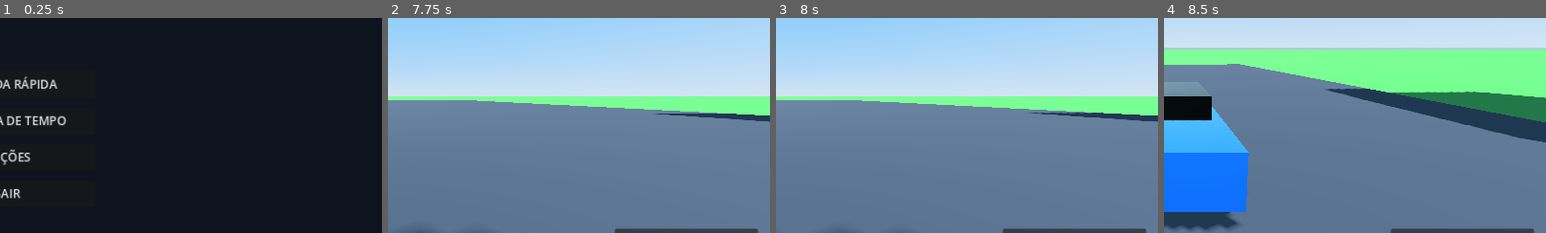
Above: before the commit, frames 1-4 (left to right).
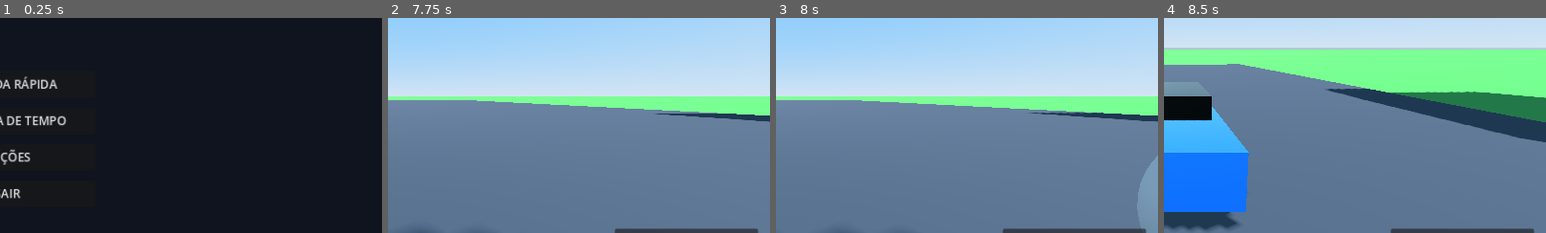
Above: after the commit, the same moments.

Repository: Renatoandrade00/Interlagos_racing
Game: Godot game, scene res://UI/MainMenu.tscn
Same seed, same stepped clock (60 frames per second), same inputs: the game is played once before the commit and once after it.
Inputs:
- Up to frame 1 (0.25 s): no input
- Up to frame 2 (7.75 s): click "🏁 CORRIDA RÁPIDA" at 0.5 s; click "◀ ANT" at 1.25 s; click "🏁 SELECIONAR" at 2 s; tap Enter at 2.75 s; hold W (throttle) 2.78-3.53 s; hold D (steer_right) 2.78-4.28 s; tap C (toggle_camera) at 3.6 s; hold A (steer_left) 4.28-5.78 s; tap T at 4.35, 6.6 s; tap W (throttle) at 5.1 s; tap R (reset_car) at 5.75 s; hold S (brake) 5.78-6.53 s; hold C (toggle_camera) 5.78-6.53 s; hold D (steer_right) from 6.53 s (still down); hold W (throttle) from 7.28 s (still down)
- Up to frame 3 (8 s): keep holding D (steer_right); keep holding W (throttle)
- Up to frame 4 (8.5 s): keep holding D (steer_right); release W (throttle) at 8.03 s; tap C (toggle_camera) at 8.1 s
The pictures show only the part of the screen within x 50-100%, y 32-82%; the shares and areas given below are measured in that part.

Frames 1-2 are identical in both runs. In frame 3, 1.2% of the frame differs, in the area x 94-100%, y 64-97%; in frame 4, nothing differs.

Commit message:
feat(vfx): add optimized CPUParticles3D tire smoke system for burnouts and high-slip drifts

Diff:
--- a/Vehicles/VehicleBase.gd
+++ b/Vehicles/VehicleBase.gd
@@ -9,6 +9,10 @@
 @onready var wheel_fr: VehicleWheel3D = $WheelFR
 @onready var wheel_rl: VehicleWheel3D = $WheelRL
 @onready var wheel_rr: VehicleWheel3D = $WheelRR
+
+# Partículas de fumaça de pneu
+@onready var smoke_rl: CPUParticles3D = $WheelRL/SmokeRL if has_node("WheelRL/SmokeRL") else null
+@onready var smoke_rr: CPUParticles3D = $WheelRR/SmokeRR if has_node("WheelRR/SmokeRR") else null
 
 # Estado dinâmico do veículo
 var current_gear_idx: int = 2 # 0: R, 1: N, 2: 1ª, 3: 2ª...
@@ -46,7 +50,18 @@
 		process_player_input(delta)
 
 	process_powertrain(delta)
+	process_tire_effects()
 	update_telemetry()
+
+func process_tire_effects() -> void:
+	var rl_slip = wheel_rl.get_skidinfo() if wheel_rl else 1.0
+	var rr_slip = wheel_rr.get_skidinfo() if wheel_rr else 1.0
+	var is_burnout = engine_force > 100.0 and current_speed_kmh < 15.0
+
+	if smoke_rl:
+		smoke_rl.emitting = rl_slip < 0.6 or is_burnout
+	if smoke_rr:
+		smoke_rr.emitting = rr_slip < 0.6 or is_burnout
 
 func process_player_input(delta: float) -> void:
 	# Aceleração e Frenagem
--- a/Vehicles/VehiclePrototype.tscn
+++ b/Vehicles/VehiclePrototype.tscn
@@ -30,6 +30,20 @@
 top_radius = 0.35
 bottom_radius = 0.35
 height = 0.25
+
+[sub_resource type="StandardMaterial3D" id="StandardMaterial3D_tire_smoke"]
+transparency = 1
+albedo_color = Color(0.88, 0.88, 0.9, 0.4)
+roughness = 1.0
+
+[sub_resource type="SphereMesh" id="SphereMesh_smoke"]
+material = SubResource("StandardMaterial3D_tire_smoke")
+radius = 0.2
+height = 0.4
+
+[sub_resource type="Curve" id="Curve_smoke_scale"]
+_data = [Vector2(0, 0.3), 0.0, 1.5, 0, 0, Vector2(1, 1.2), 0.0, 0.0, 0, 0]
+point_count = 2
 
 [node name="VehiclePrototype" type="VehicleBody3D"]
 script = ExtResource("1_base")
@@ -91,6 +105,15 @@
 transform = Transform3D(-4.37114e-08, -1, 0, 1, -4.37114e-08, 0, 0, 0, 1, 0, 0, 0)
 mesh = SubResource("CylinderMesh_wheel")
 
+[node name="SmokeRL" type="CPUParticles3D" parent="WheelRL"]
+transform = Transform3D(1, 0, 0, 0, 1, 0, 0, 0, 1, 0, -0.2, 0)
+emitting = false
+amount = 12
+lifetime = 0.6
+mesh = SubResource("SphereMesh_smoke")
+gravity = Vector3(0, 1.2, -4)
+scale_amount_curve = SubResource("Curve_smoke_scale")
+
 [node name="WheelRR" type="VehicleWheel3D" parent="."]
 transform = Transform3D(1, 0, 0, 0, 1, 0, 0, 0, 1, -0.85, 0.35, -1.35)
 use_as_traction = true
@@ -102,3 +125,12 @@
 [node name="MeshInstance3D" type="MeshInstance3D" parent="WheelRR"]
 transform = Transform3D(-4.37114e-08, -1, 0, 1, -4.37114e-08, 0, 0, 0, 1, 0, 0, 0)
 mesh = SubResource("CylinderMesh_wheel")
+
+[node name="SmokeRR" type="CPUParticles3D" parent="WheelRR"]
+transform = Transform3D(1, 0, 0, 0, 1, 0, 0, 0, 1, 0, -0.2, 0)
+emitting = false
+amount = 12
+lifetime = 0.6
+mesh = SubResource("SphereMesh_smoke")
+gravity = Vector3(0, 1.2, -4)
+scale_amount_curve = SubResource("Curve_smoke_scale")
Not shown: 1 places in Vehicles/VehiclePrototype.tscn that only renumber resources
